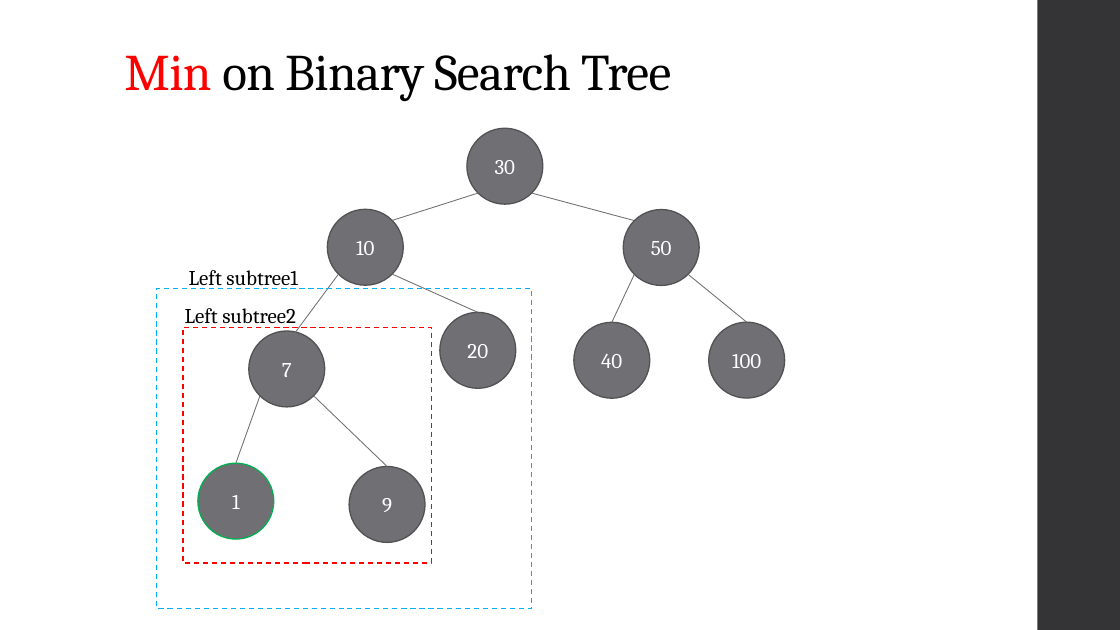
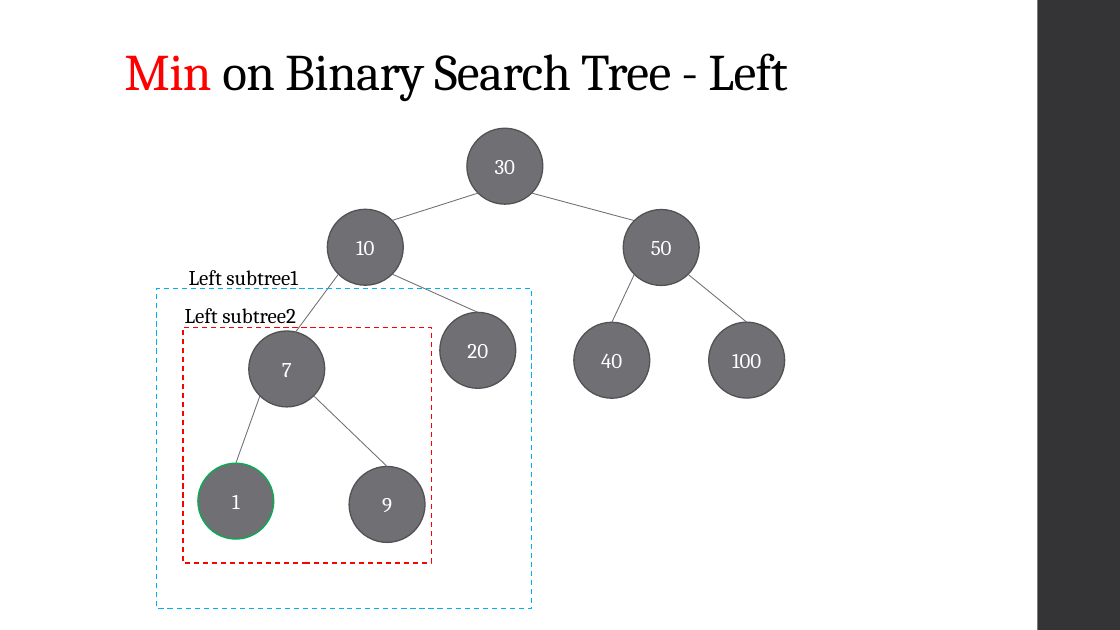
Before and after one commit to share2learnwidmanish/MVJ_Visit_28thJan2023-, a slide deck: slide 63 of DataStructure_Trees_animation_MVJ.pptx (slide 61 before the commit). Drawn at 1120x630 pixels with LibreOffice and Linux fonts; fonts in the diff are those of the drawing. Boxes give left, top, right and bottom in pixels: in the first picture for what was removed or moved away, otherwise in the second. Text is boxed around its words. In the diff, an @@ line names an element or a change of style, - is before the commit and + after.

```diff
--- a/DataStructure_Trees_animation_MVJ.pptx
+++ b/DataStructure_Trees_animation_MVJ.pptx
@@ title at (124, 53, 787, 102): text changed @@
-Min on Binary Search Tree
+Min on Binary Search Tree - Left
```
Also in this commit, not shown: 29 other slides changed, 4 slides added.
